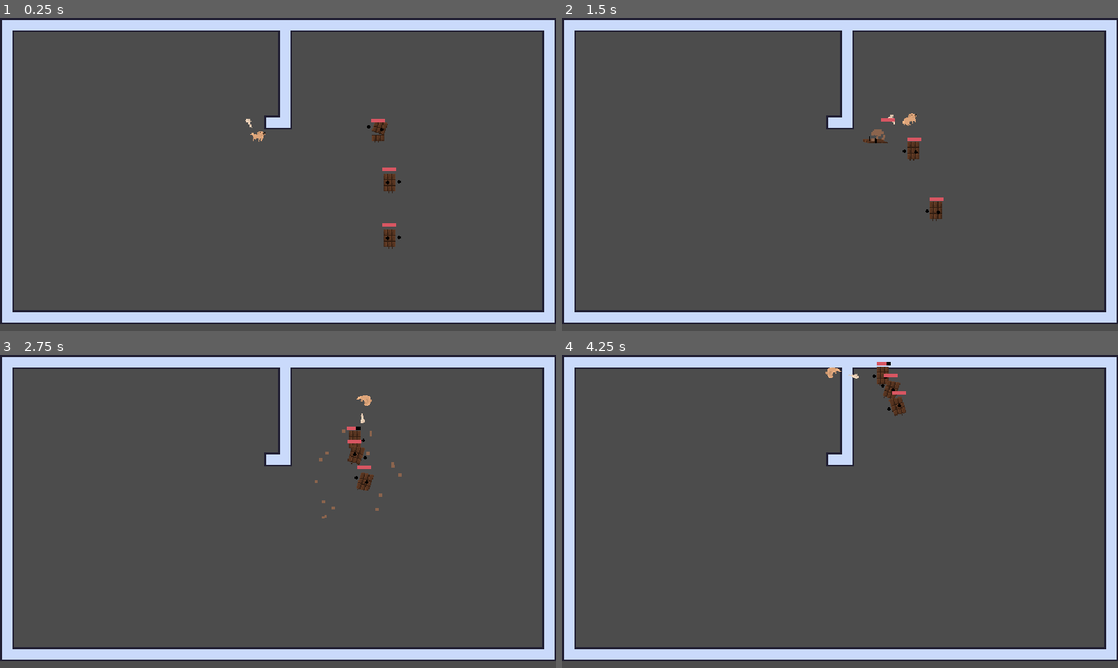
Above: before the commit, frames 1-4 (two rows, left to right).
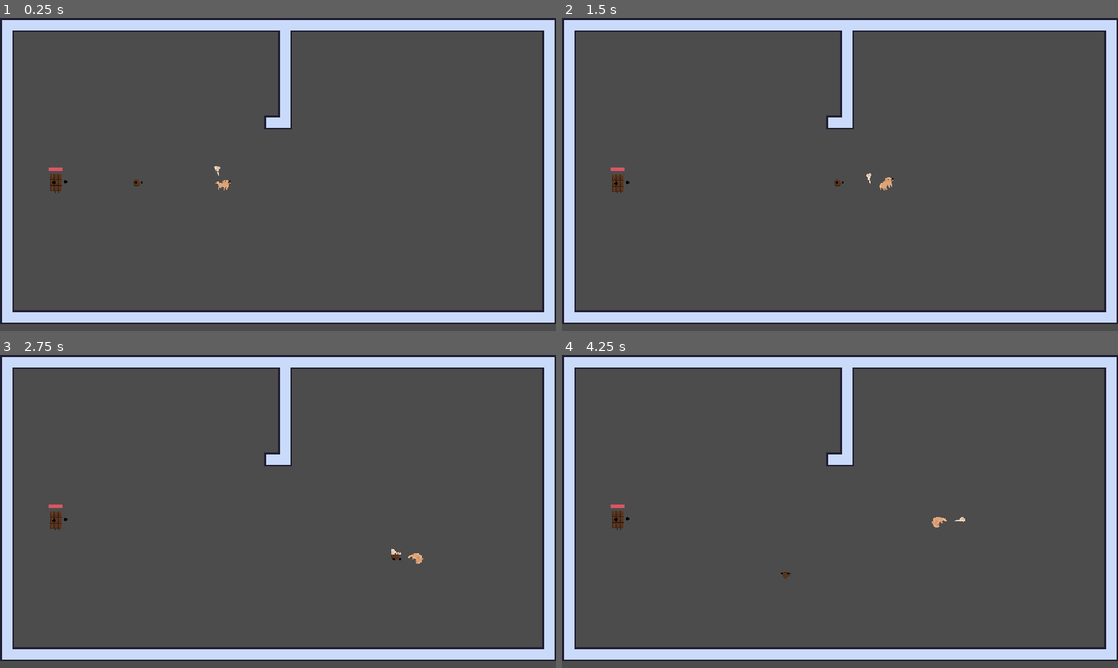
Above: after the commit, the same moments.

Repository: 3k2ng/dog-puff-pensive
Game: Godot game, scene res://scenes/demo_tung.tscn
Two runs of this game, one before a commit and one after it. Both use one fixed random seed, a clock stepped at 60 frames per second and the inputs below. The project has no main scene, so this scene is started directly.
Inputs (mouse positions are in pixels of both pictures, inside the frame that each line leads up to):
- Up to frame 1 (0.25 s): no input
- Up to frame 2 (1.5 s): move the mouse to (962, 158) at 0.52 s; hold D (move_right) 0.53-1.28 s; right-click (962, 158) at 0.6 s; move the mouse to (728, 190) at 1.27 s; hold S (move_down) from 1.28 s (still down); click (728, 190) at 1.35 s
- Up to frame 3 (2.75 s): move the mouse to (333, 442) at 2.02 s; release S (move_down) at 2.03 s; hold D (move_right) from 2.03 s (still down); right-click (333, 442) at 2.1 s
- Up to frame 4 (4.25 s): move the mouse to (812, 574) at 2.77 s; release D (move_right) at 2.78 s; hold W (move_up) 2.78-3.53 s; click (812, 574) at 2.85 s; move the mouse to (1006, 558) at 3.52 s; hold A (move_left) from 3.53 s (still down); right-click (1006, 558) at 3.6 s

The runs differ from the first frame. In frame 1, 0.8% of the frame differs, in the area x 8-73%, y 32-74%; in frame 2, 0.8%; in frame 3, 0.8%, in the area x 8-77%, y 12-67%; in frame 4, 0.8%.

Commit message:
add puff to demo

Diff:
--- a/scenes/demo_tung.tscn
+++ b/scenes/demo_tung.tscn
@@ -2,25 +2,20 @@
 
 [ext_resource path="res://tilesets/test_autotile.tres" type="TileSet" id=1]
 [ext_resource path="res://objects/player.tscn" type="PackedScene" id=2]
-[ext_resource path="res://objects/enemies/choco_bar.tscn" type="PackedScene" id=3]
-[ext_resource path="res://scripts/shaders/flash.gdshader" type="Shader" id=4]
+[ext_resource path="res://objects/enemies/puff.tscn" type="PackedScene" id=3]
 [ext_resource path="res://scripts/game_field.gd" type="Script" id=6]
+[ext_resource path="res://scripts/shaders/flash.gdshader" type="Shader" id=9]
+[ext_resource path="res://objects/enemies/choco_bar.tscn" type="PackedScene" id=12]
 
-[sub_resource type="ShaderMaterial" id=1]
+[sub_resource type="ShaderMaterial" id=55]
 resource_local_to_scene = true
-shader = ExtResource( 4 )
+shader = ExtResource( 9 )
 shader_param/flash_color = Color( 1, 1, 1, 1 )
 shader_param/flash_modifier = 0.0
 
-[sub_resource type="ShaderMaterial" id=2]
+[sub_resource type="ShaderMaterial" id=56]
 resource_local_to_scene = true
-shader = ExtResource( 4 )
-shader_param/flash_color = Color( 1, 1, 1, 1 )
-shader_param/flash_modifier = 0.0
-
-[sub_resource type="ShaderMaterial" id=3]
-resource_local_to_scene = true
-shader = ExtResource( 4 )
+shader = ExtResource( 9 )
 shader_param/flash_color = Color( 1, 1, 1, 1 )
 shader_param/flash_modifier = 0.0
 
@@ -39,16 +34,12 @@
 }
 
 [node name="Player" parent="Field" groups=["player"] instance=ExtResource( 2 )]
-position = Vector2( 296, 136 )
+position = Vector2( 256, 192 )
 
-[node name="ChocoBar" parent="Field" instance=ExtResource( 3 )]
-material = SubResource( 1 )
-position = Vector2( 448, 136 )
+[node name="ChocoBar" parent="Field" instance=ExtResource( 12 )]
+material = SubResource( 55 )
+position = Vector2( 64, 192 )
 
-[node name="ChocoBar2" parent="Field" instance=ExtResource( 3 )]
-material = SubResource( 2 )
-position = Vector2( 448, 256 )
-
-[node name="ChocoBar3" parent="Field" instance=ExtResource( 3 )]
-material = SubResource( 3 )
-position = Vector2( 448, 192 )
+[node name="Puff" parent="Field" instance=ExtResource( 3 )]
+material = SubResource( 56 )
+position = Vector2( 128, 192 )
